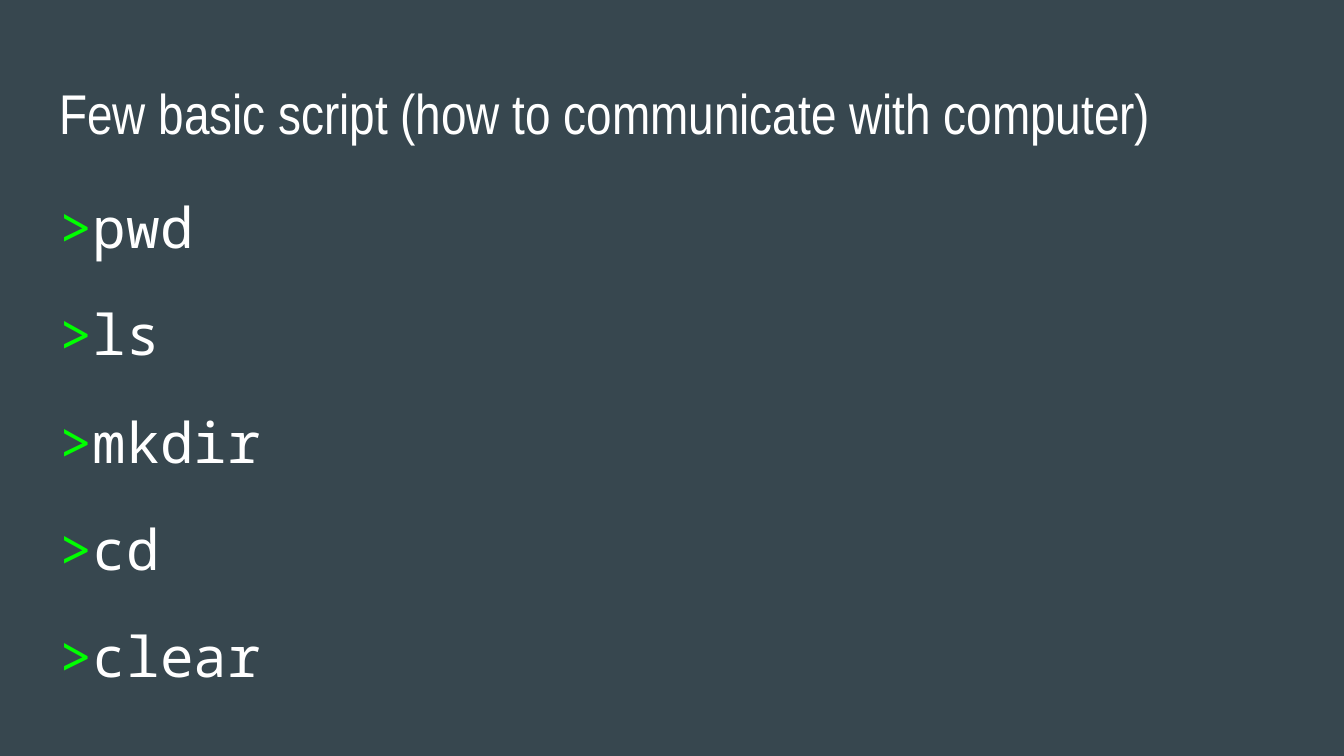
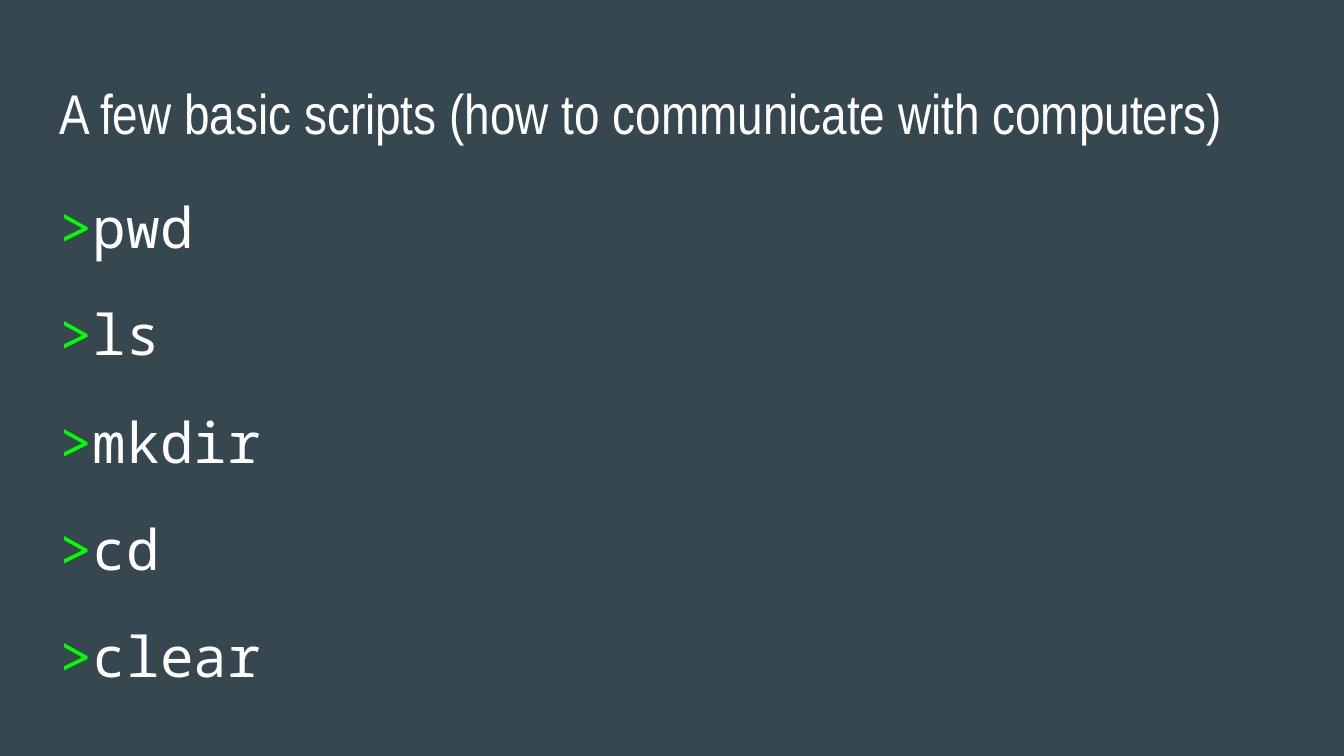
Before and after one commit to katannyak/WorkshopMaterials, a slide deck: slide 14 of git/hwt_study_git_intro.pptx. Drawn at 1344x756 pixels with LibreOffice and Linux fonts; fonts in the diff are those of the drawing. Boxes give left, top, right and bottom in pixels: in the first picture for what was removed or moved away, otherwise in the second. Text is boxed around its words. In the diff, an @@ line names an element or a change of style, - is before the commit and + after.

```diff
--- a/git/hwt_study_git_intro.pptx
+++ b/git/hwt_study_git_intro.pptx
@@ title at (59, 93, 1221, 144): text changed @@
-Few basic script (how to communicate with computer)
+A few basic scripts (how to communicate with computers)
```
Also in this commit, not shown: 14 other slides changed, 5 slides added, 1 slide removed, 1 other file.
